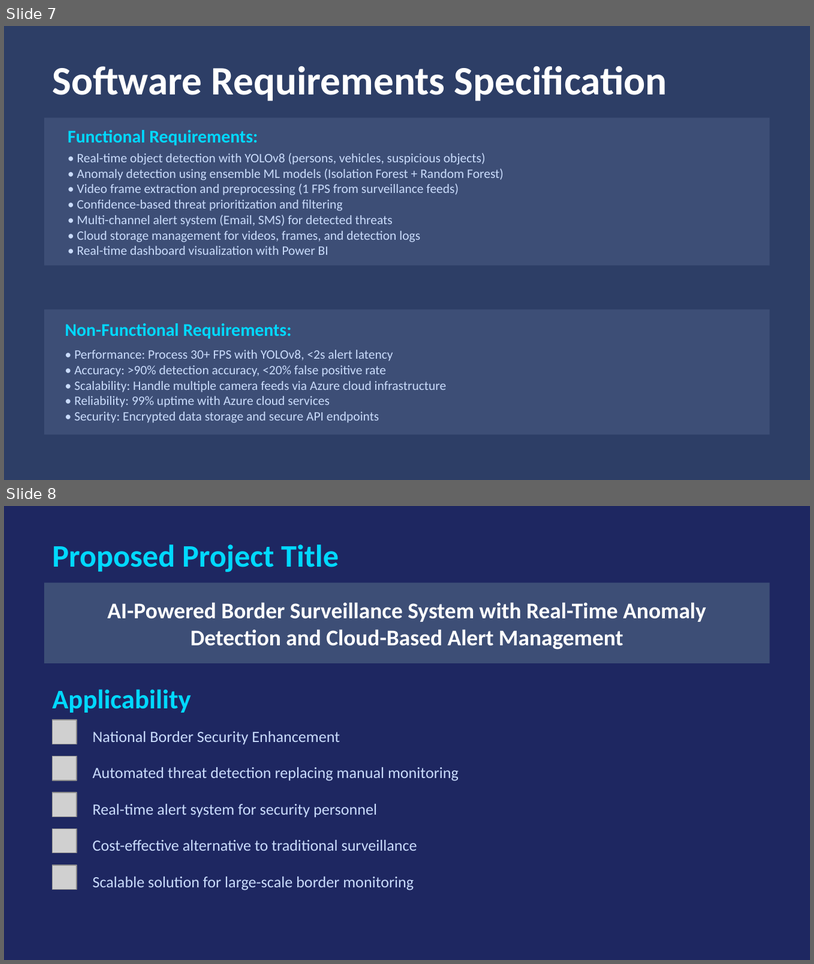
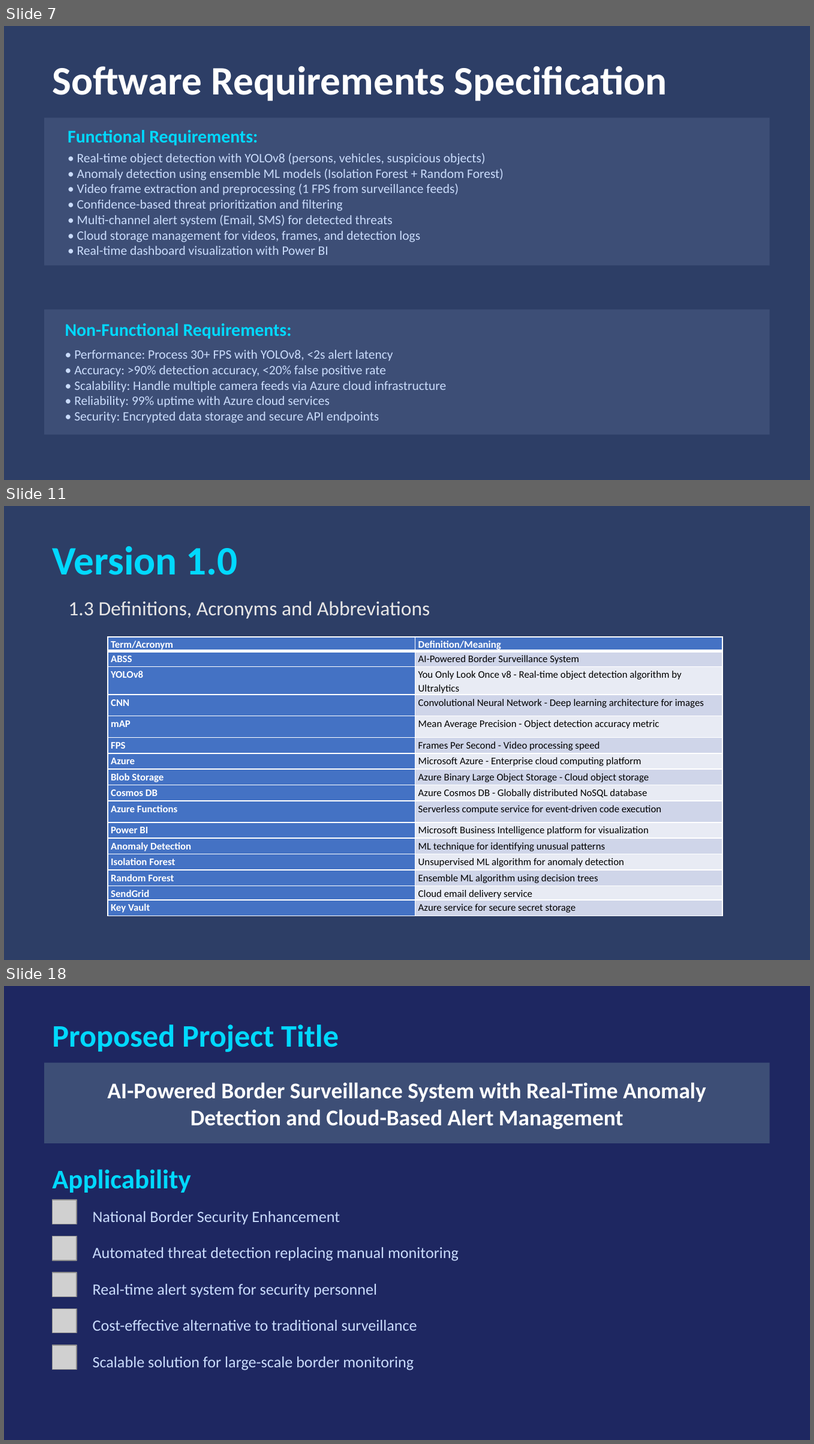
Before and after one commit to jainilgupta02/jay-gupta-ms-elevate-internship, a slide deck: Project/Border_Defence_Presentation.pptx. Shown one above the other, each under a label of ours: slides 7 and 8 before the commit, slides 7, 11 and 18 after it; the slides between them are not shown. The pictures are 814x964 and 814x1444 pixels, drawn with LibreOffice and Linux fonts; fonts in the diff are those of the drawing; grey boxes stand for pictures. Boxes give left, top, right and bottom in pixels: in the first picture for what was removed or moved away, otherwise in the second. Text is boxed around its words. In the diff, an @@ line names an element or a change of style, - is before the commit and + after.

```diff
--- a/Project/Border_Defence_Presentation.pptx
+++ b/Project/Border_Defence_Presentation.pptx
@@ slide 11 added at (x1=4, y1=506, x2=810, y2=960), background #2D3E66 @@
@@ text added at (x1=52, y1=546, x2=238, y2=575), 36 pt, text #00D9FF, bold @@
+Version 1.0
@@ text added at (x1=68, y1=601, x2=430, y2=619), 18 pt, text #E7E6E6 @@
+1.3 Definitions, Acronyms and Abbreviations
@@ table added at (x1=108, y1=637, x2=723, y2=915), 16 rows, 2 columns @@
+Term/Acronym | Definition/Meaning
+ABSS | AI-Powered Border Surveillance System
+YOLOv8 | You Only Look Once v8 - Real-time object detection algorithm by Ultralytics
+CNN | Convolutional Neural Network - Deep learning architecture for images
+mAP | Mean Average Precision - Object detection accuracy metric
+FPS | Frames Per Second - Video processing speed
+Azure | Microsoft Azure - Enterprise cloud computing platform
+Blob Storage | Azure Binary Large Object Storage - Cloud object storage
+Cosmos DB | Azure Cosmos DB - Globally distributed NoSQL database
+Azure Functions | Serverless compute service for event-driven code execution
+Power BI | Microsoft Business Intelligence platform for visualization
+Anomaly Detection | ML technique for identifying unusual patterns
+Isolation Forest | Unsupervised ML algorithm for anomaly detection
+Random Forest | Ensemble ML algorithm using decision trees
+SendGrid | Cloud email delivery service
+Key Vault | Azure service for secure secret storage
@@ what was slide 8 is now slide 18 @@
```
Also in this commit, not shown: 9 other slides added, 14 other files.
